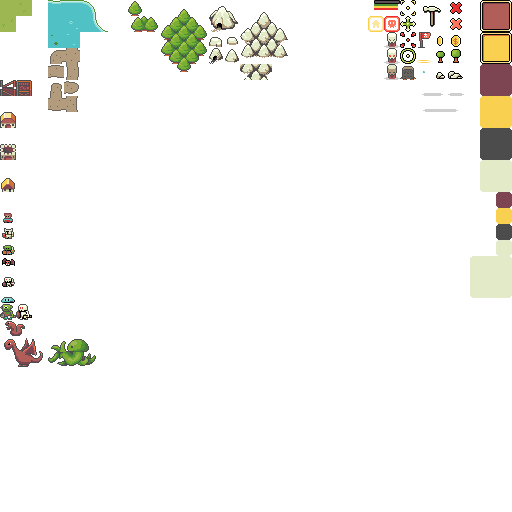
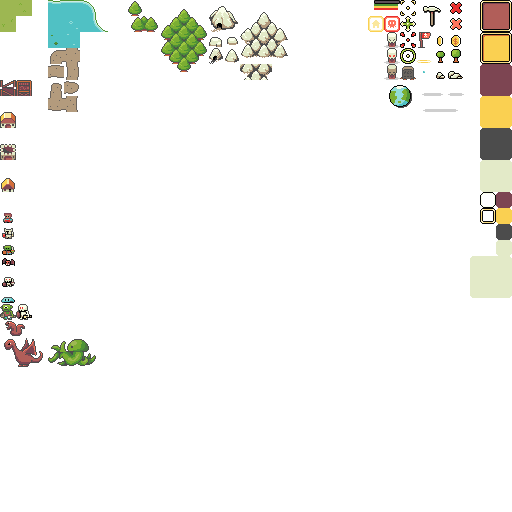
Before/after of a (512, 512) layered artwork. What changed in the layer stack:
added layer "map icon" in group "UI" over [389, 85, 412, 108]
removed layer "Rick's revised 9 patches" from group "UI" over [480, 192, 496, 224]
added layer "pane copy" in group "UI" over [480, 208, 496, 224]
added layer "screen location copy" in group "UI" over [480, 192, 496, 224]
